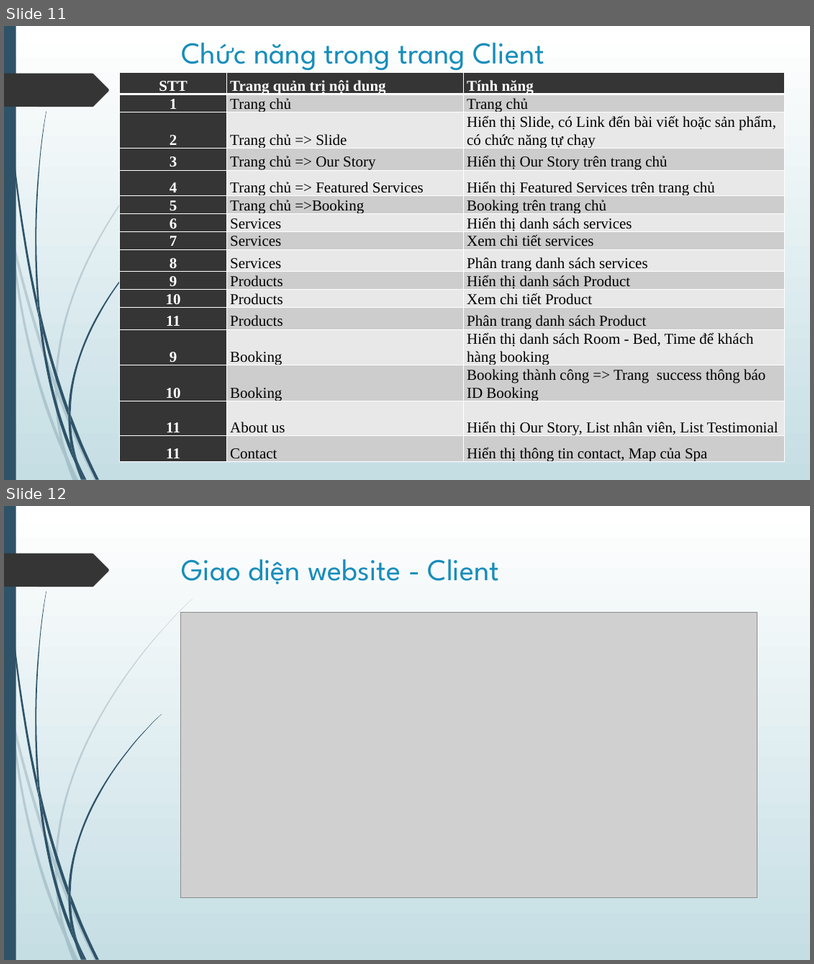
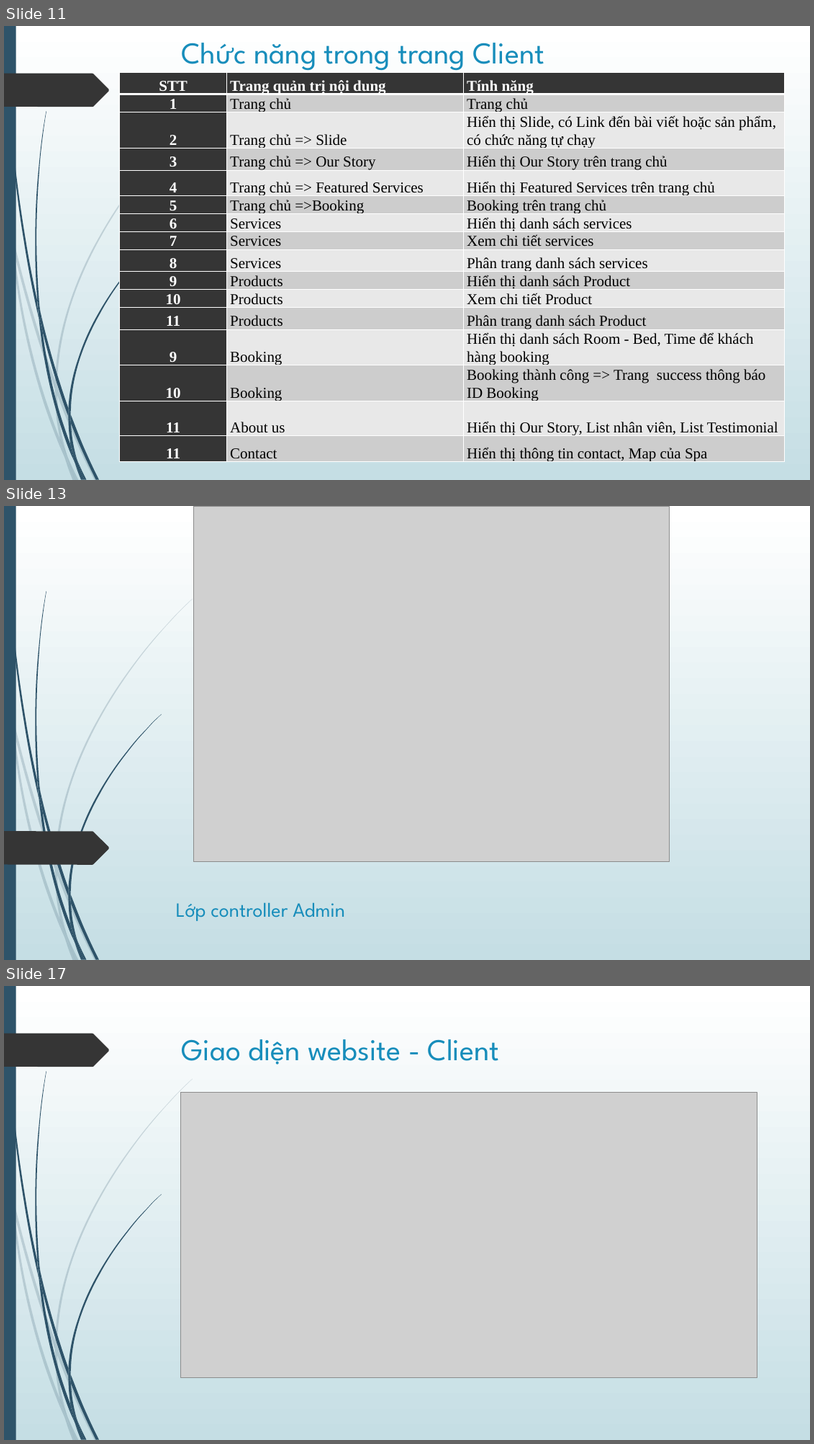
Before and after one commit to leminhphuoc/LaboreSpa, a slide deck: Slide.pptx. Shown one above the other, each under a label of ours: slides 11 and 12 before the commit, slides 11, 13 and 17 after it; the slides between them are not shown. The pictures are 814x964 and 814x1444 pixels, drawn with LibreOffice and Linux fonts; fonts in the diff are those of the drawing; grey boxes stand for pictures. Boxes give left, top, right and bottom in pixels: in the first picture for what was removed or moved away, otherwise in the second. Text is boxed around its words. In the diff, an @@ line names an element or a change of style, - is before the commit and + after.

```diff
--- a/Slide.pptx
+++ b/Slide.pptx
@@ slide 13 added at (4,506,810,960), background gradient #FFFFFF to #C5DEE5; not listed: 23 template elements that a slide beside it also shows @@
@@ picture added at (194,506,669,862) @@
@@ freeform shape added at (4,831,109,864), fill #353535 @@
@@ title added at (176,902,345,921), 24 pt, text #178DBB @@
+Lớp controller Admin
@@ what was slide 12 is now slide 17 @@
```
Also in this commit, not shown: 1 slide changed, 4 other slides added, 1 other file.
